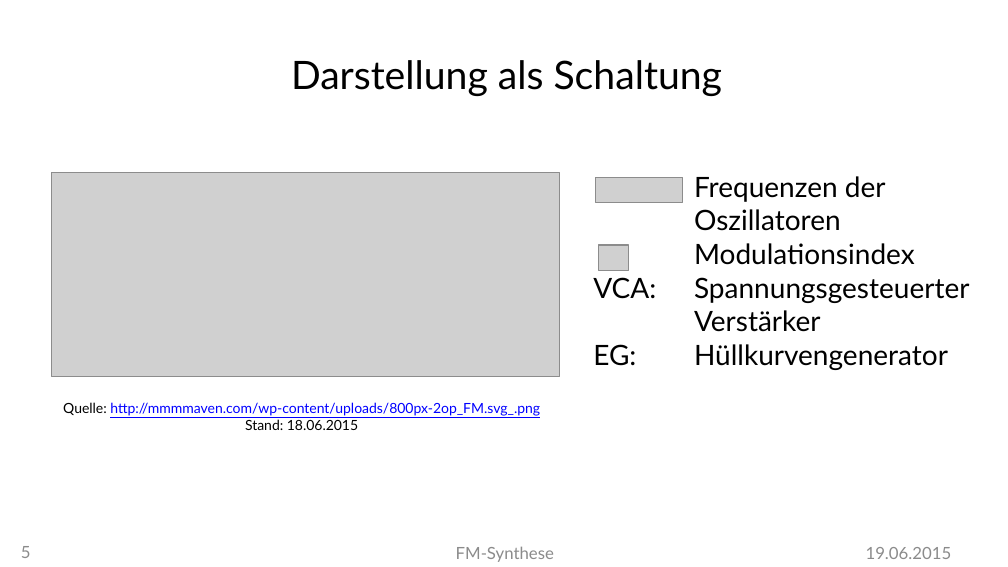
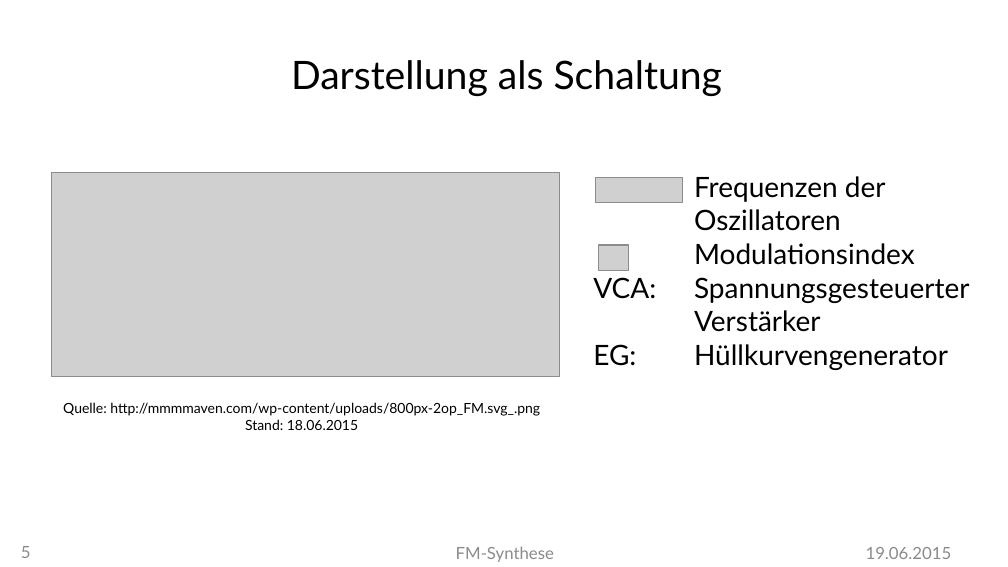
Before and after one commit to MBulli/VSeminar, a slide deck: slide 5 of Praesentation/FMSynthese-Julius.pptx. Drawn at 1008x567 pixels with LibreOffice and Linux fonts; fonts in the diff are those of the drawing; grey boxes stand for pictures; background and template pictures are left out. Boxes give left, top, right and bottom in pixels: in the first picture for what was removed or moved away, otherwise in the second. Text is boxed around its words. In the diff, an @@ line names an element or a change of style, - is before the commit and + after.

```diff
--- a/Praesentation/FMSynthese-Julius.pptx
+++ b/Praesentation/FMSynthese-Julius.pptx
@@ text at bbox=[63, 402, 540, 416]: text colour #0000FF to #000000, underline off in "http://mmmmaven.com/wp-content/uploads/800px-2op_FM.svg_.png" @@
```
Also in this commit, not shown: 2 other slides changed, 3 other files.
